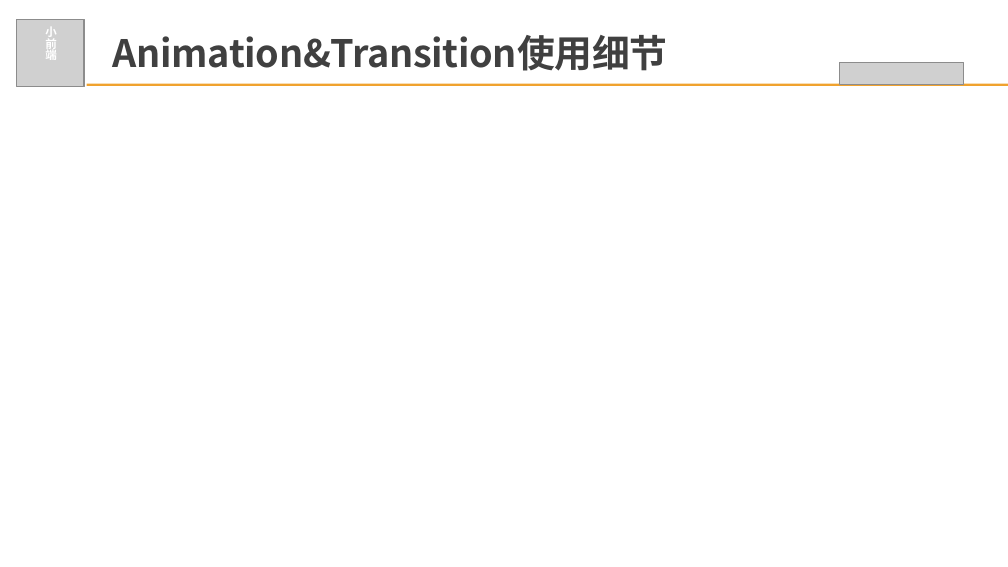
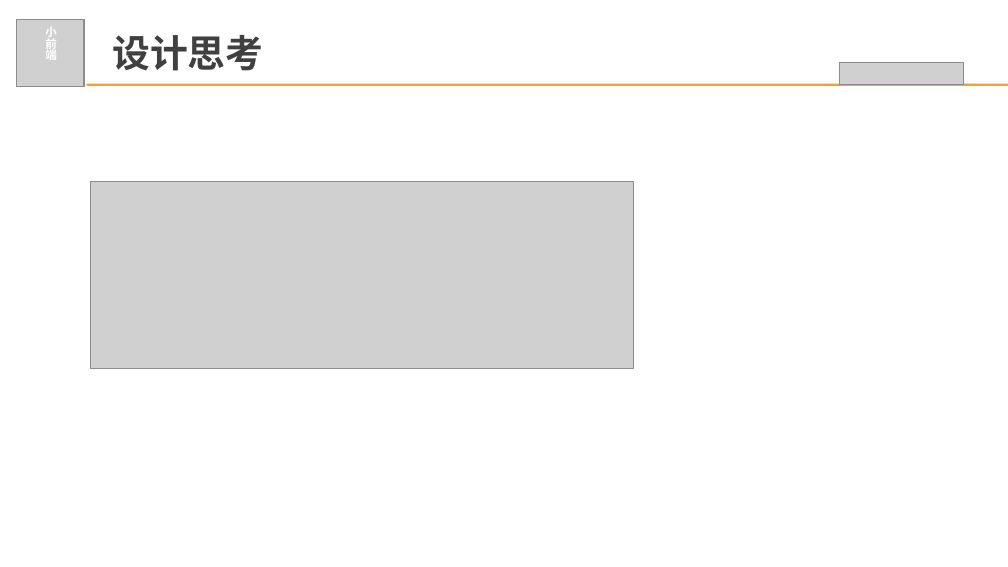
Before and after one commit to beatEmo/css-technology-demystified, a slide deck: slide 9 of web动画.pptx. Drawn at 1008x567 pixels with LibreOffice and Linux fonts; fonts in the diff are those of the drawing; grey boxes stand for pictures. Boxes give left, top, right and bottom in pixels: in the first picture for what was removed or moved away, otherwise in the second. Text is boxed around its words. In the diff, an @@ line names an element or a change of style, - is before the commit and + after.

```diff
--- a/web动画.pptx
+++ b/web动画.pptx
@@ text at box(113, 35, 263, 71): text changed @@
-Animation&Transition使用细节
+设计思考
@@ picture added at box(91, 181, 634, 368) @@
```
Also in this commit, not shown: 1 other slide changed, 1 slide added, 7 other files.
